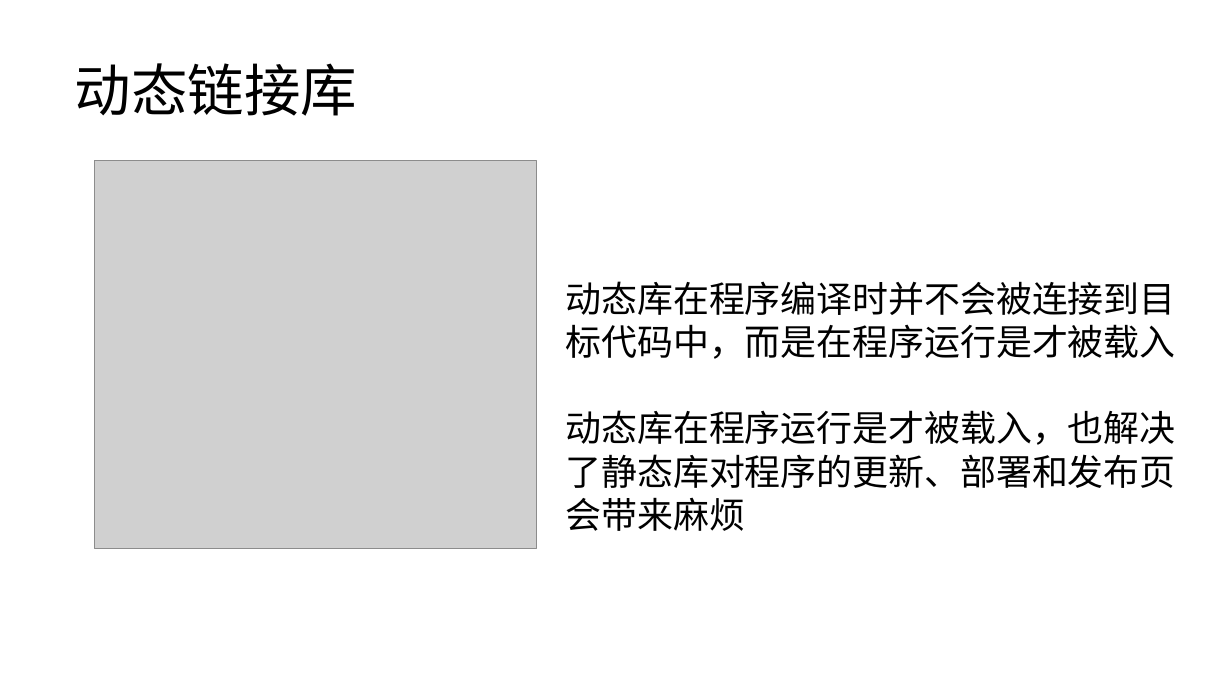
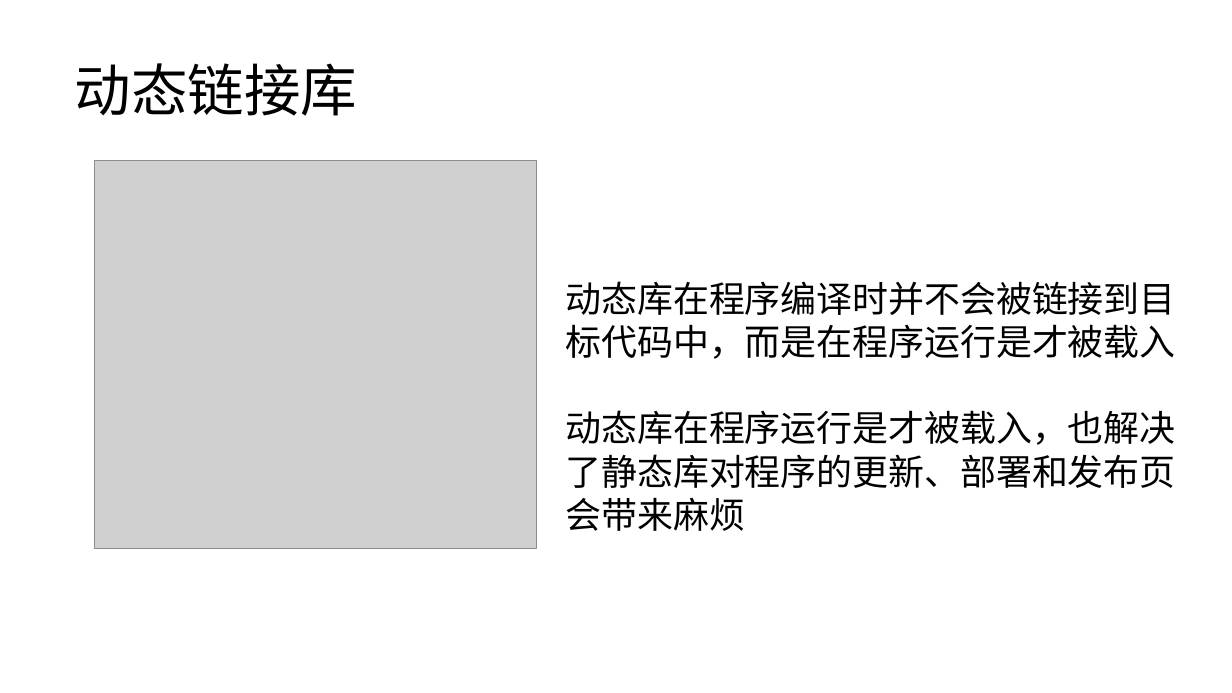
Before and after one commit to lezhang-thu/c-programming, a slide deck: slide 35 of 数据结构+算法/2022秋季-计算机基础与程序设计-数据结构-算法.pptx (slide 34 before the commit). Drawn at 1232x693 pixels with LibreOffice and Linux fonts; fonts in the diff are those of the drawing; grey boxes stand for pictures. Boxes give left, top, right and bottom in pixels: in the first picture for what was removed or moved away, otherwise in the second. Text is boxed around its words. In the diff, an @@ line names an element or a change of style, - is before the commit and + after.

```diff
--- a/数据结构+算法/2022秋季-计算机基础与程序设计-数据结构-算法.pptx
+++ b/数据结构+算法/2022秋季-计算机基础与程序设计-数据结构-算法.pptx
@@ text at <box>566,281,1176,359</box>: text changed @@
-动态库在程序编译时并不会被连接到目标代码中，而是在程序运行是才被载入
+动态库在程序编译时并不会被链接到目标代码中，而是在程序运行是才被载入
```
Also in this commit, not shown: 9 other slides changed, 1 slide added, 6 other files.
